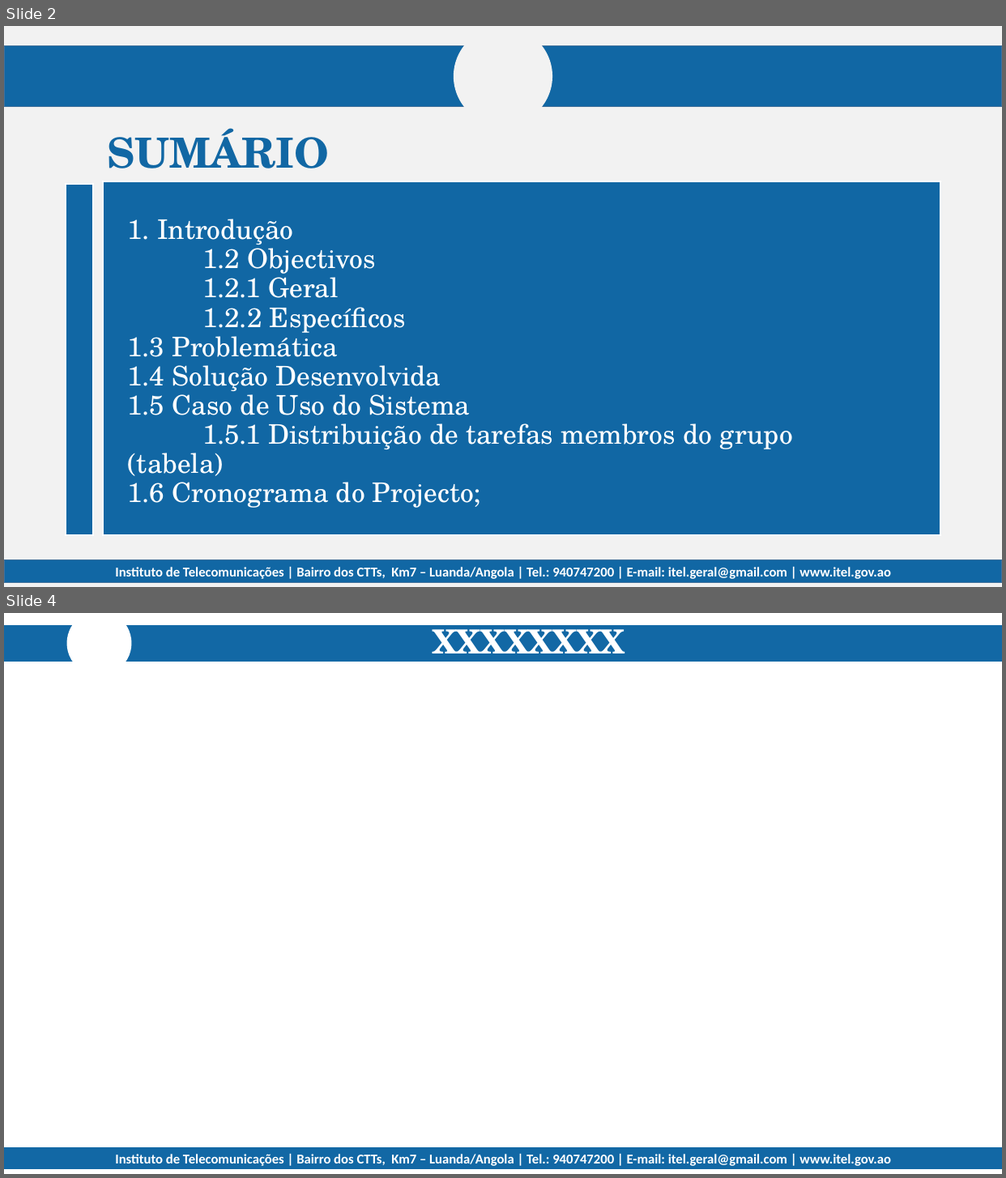
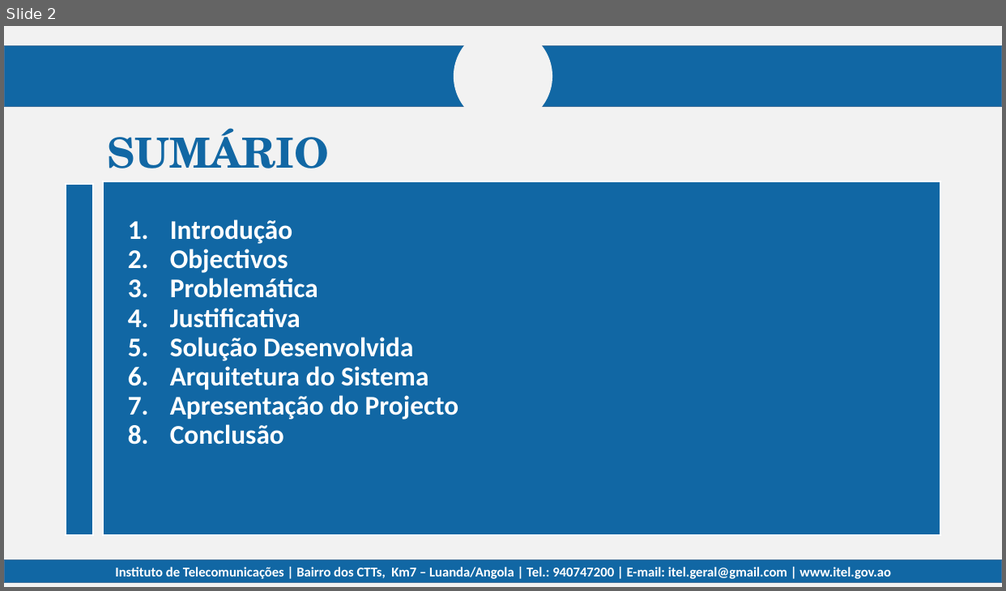
Before and after one commit to nangazaki/pulso-seguro, a slide deck: relatório/Apresentação.pptx. Shown one above the other, each under a label of ours: slides 2 and 4 before the commit, slide 2 after it; the slides between them are not shown. The pictures are 1006x1178 and 1006x591 pixels, drawn with LibreOffice and Linux fonts; fonts in the diff are those of the drawing; background and template pictures are left out. Boxes give left, top, right and bottom in pixels: in the first picture for what was removed or moved away, otherwise in the second. Text is boxed around its words. In the diff, an @@ line names an element or a change of style, - is before the commit and + after.

```diff
--- a/relatório/Apresentação.pptx
+++ b/relatório/Apresentação.pptx
@@ slide 4 removed at [4, 613, 1002, 1174], background #FFFFFF; not listed: 1 template element that a slide beside it also shows @@
@@ rectangle removed at [4, 626, 1002, 661] @@
@@ ellipse removed at [67, 613, 132, 676] @@
@@ subtitle removed at [432, 619, 624, 664] @@
-XXXXXXXX
@@ rectangle removed at [4, 1148, 1002, 1169] @@
@@ slide 2 changed as well @@
@@ text at [170, 220, 459, 445]: text changed; font TeX Gyre Schola to Calibri; bold on @@
-1. Introdução
-1.2 Objectivos
-1.2.1 Geral
-1.2.2 Específicos
-1.3 Problemática
-1.4 Solução Desenvolvida
-1.5 Caso de Uso do Sistema
-1.5.1 Distribuição de tarefas membros do grupo (tabela)
-1.6 Cronograma do Projecto;
+1. Introdução
+2. Objectivos
+3. Problemática
+4. Justificativa
+5. Solução Desenvolvida
+6. Arquitetura do Sistema
+7. Apresentação do Projecto
+8. Conclusão
```
Also in this commit, not shown: 1 other slide changed, 9 slides added, 2 other slides removed, 14 other files.
